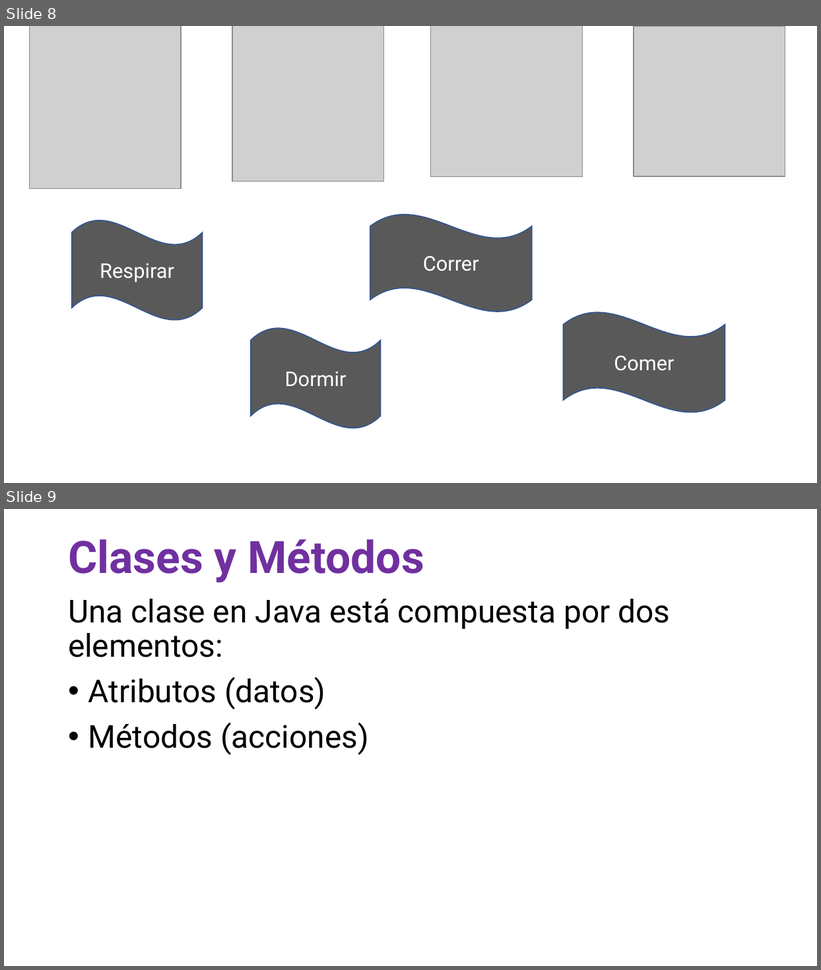
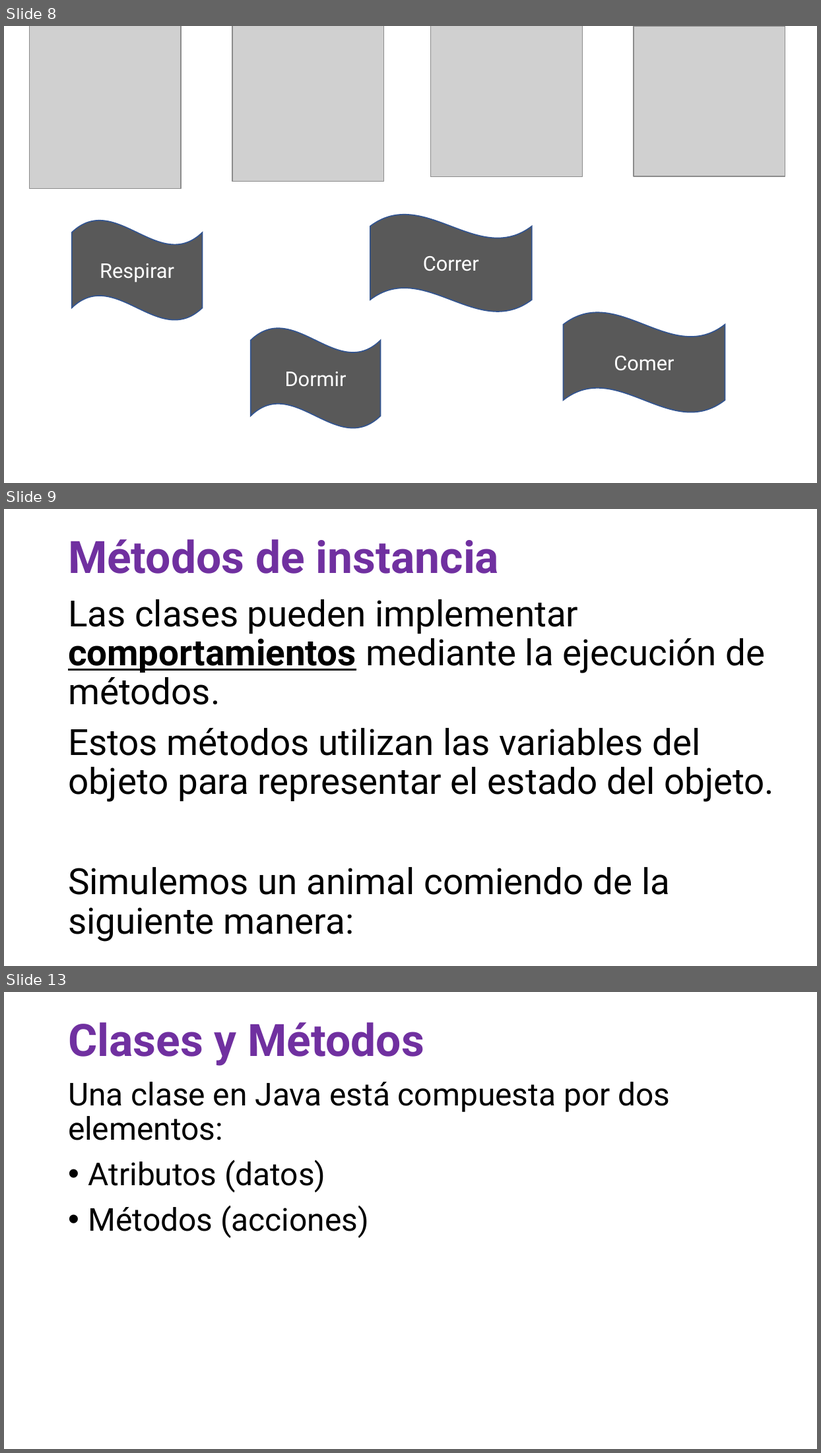
Before and after one commit to OMardil/INFO2, a slide deck: MOD03_Introduccion_a_OOP/01 Presentacion/INFO2_MOD03-Introduccion_a_OOP.pptx. Shown one above the other, each under a label of ours: slides 8 and 9 before the commit, slides 8, 9 and 13 after it; the slides between them are not shown. The pictures are 821x970 and 821x1453 pixels, drawn with LibreOffice and Linux fonts; fonts in the diff are those of the drawing; grey boxes stand for pictures. Boxes give left, top, right and bottom in pixels: in the first picture for what was removed or moved away, otherwise in the second. Text is boxed around its words. In the diff, an @@ line names an element or a change of style, - is before the commit and + after.

```diff
--- a/MOD03_Introduccion_a_OOP/01 Presentacion/INFO2_MOD03-Introduccion_a_OOP.pptx
+++ b/MOD03_Introduccion_a_OOP/01 Presentacion/INFO2_MOD03-Introduccion_a_OOP.pptx
@@ slide 9 added at (4, 509, 817, 966), background #FFFFFF @@
@@ title added at (68, 539, 499, 574), 39.6 pt, text #7030A0, bold @@
+Métodos de instancia
@@ text added at (68, 599, 774, 942), 32 pt, text #000000 @@
+Las clases pueden implementar comportamientos mediante la ejecución de métodos.
+Estos métodos utilizan las variables del objeto para representar el estado del objeto.
+Simulemos un animal comiendo de la siguiente manera:
@@ what was slide 9 is now slide 13 @@
```
Also in this commit, not shown: 5 slides changed, 3 other slides added, 10 other files.
